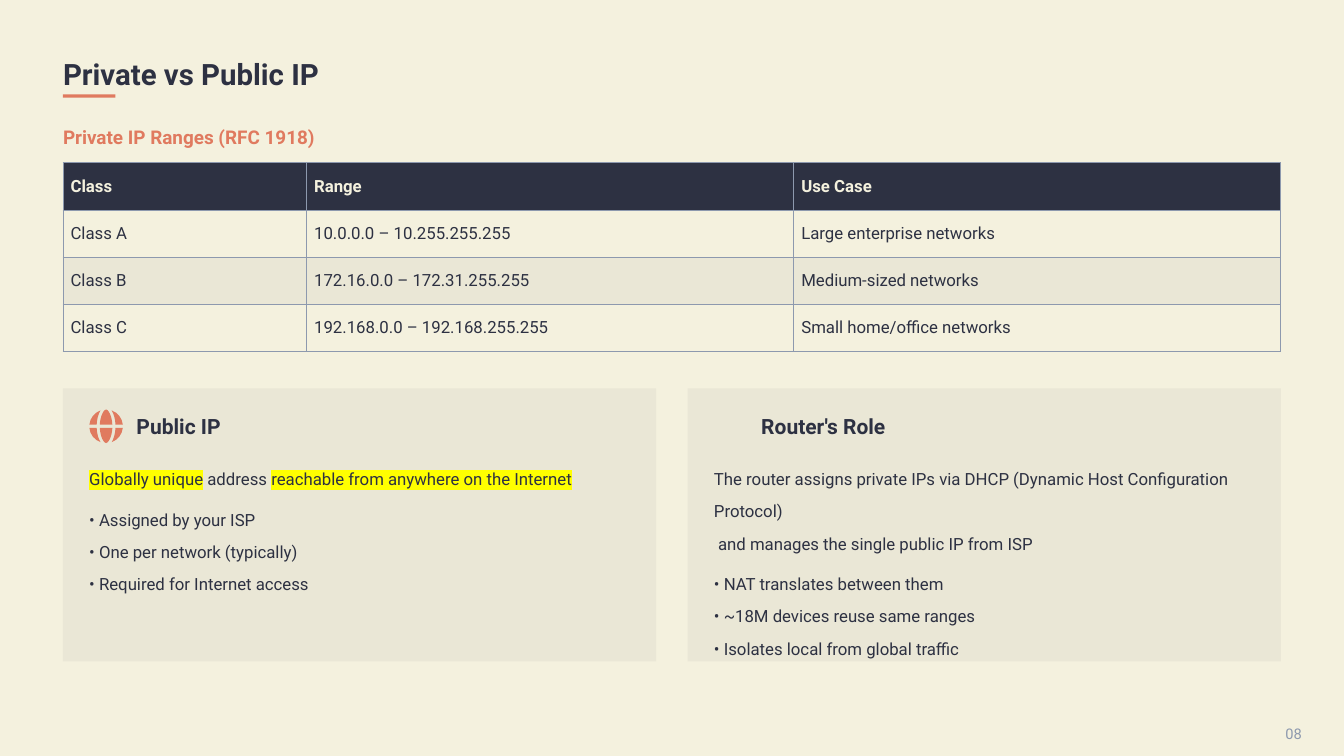
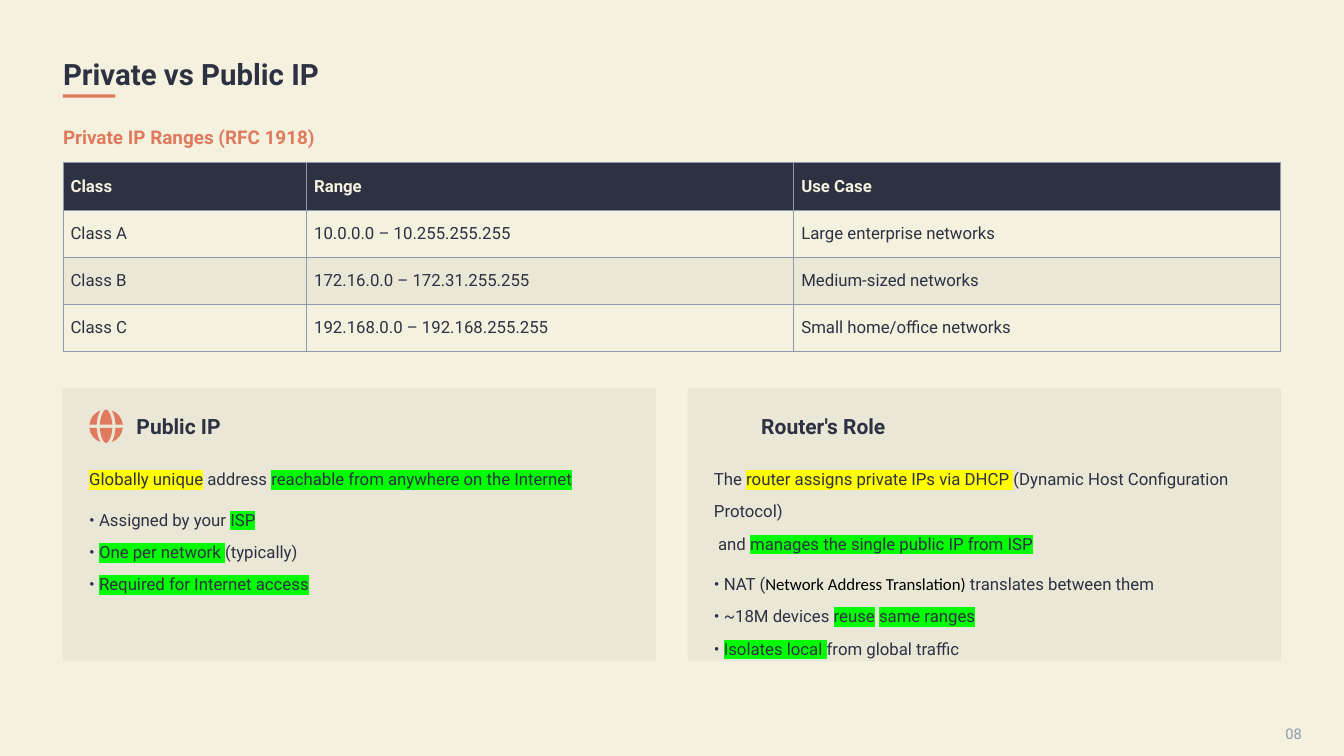
Before and after one commit to nabila-nuzhat/backend, a slide deck: slide 8 of network/sir-slides/4. Networking for Web Developers.pptx. Drawn at 1344x756 pixels with LibreOffice and Linux fonts; fonts in the diff are those of the drawing. Boxes give left, top, right and bottom in pixels: in the first picture for what was removed or moved away, otherwise in the second. Text is boxed around its words. In the diff, an @@ line names an element or a change of style, - is before the commit and + after.

Commit message:
NAT, ARP, Deafult Gateway, Broadcast address, ARP vs DHCP

```diff
--- a/network/sir-slides/4. Networking for Web Developers.pptx
+++ b/network/sir-slides/4. Networking for Web Developers.pptx
@@ text "Globally unique address reachable from ..." at bbox=[89, 472, 571, 594]: highlight #FFFF00 to #00FF00 in "reachable from anywhere on the Internet"; highlight none to #00FF00 in "ISP", "One per network", "Required for Internet access" @@
@@ text at bbox=[714, 472, 1228, 660]: highlight none to #FFFF00 in "router assigns private IPs via DHCP"; highlight none to #00FF00 in "manages the single public IP from ISP", "reuse same ranges", "Isolates local" @@
@@ text at bbox=[724, 577, 1154, 594]: text changed @@
-• NAT translates between them
+• NAT (Network Address Translation) translates between them
```
Also in this commit, not shown: 1 other slide changed, 18 other files.
